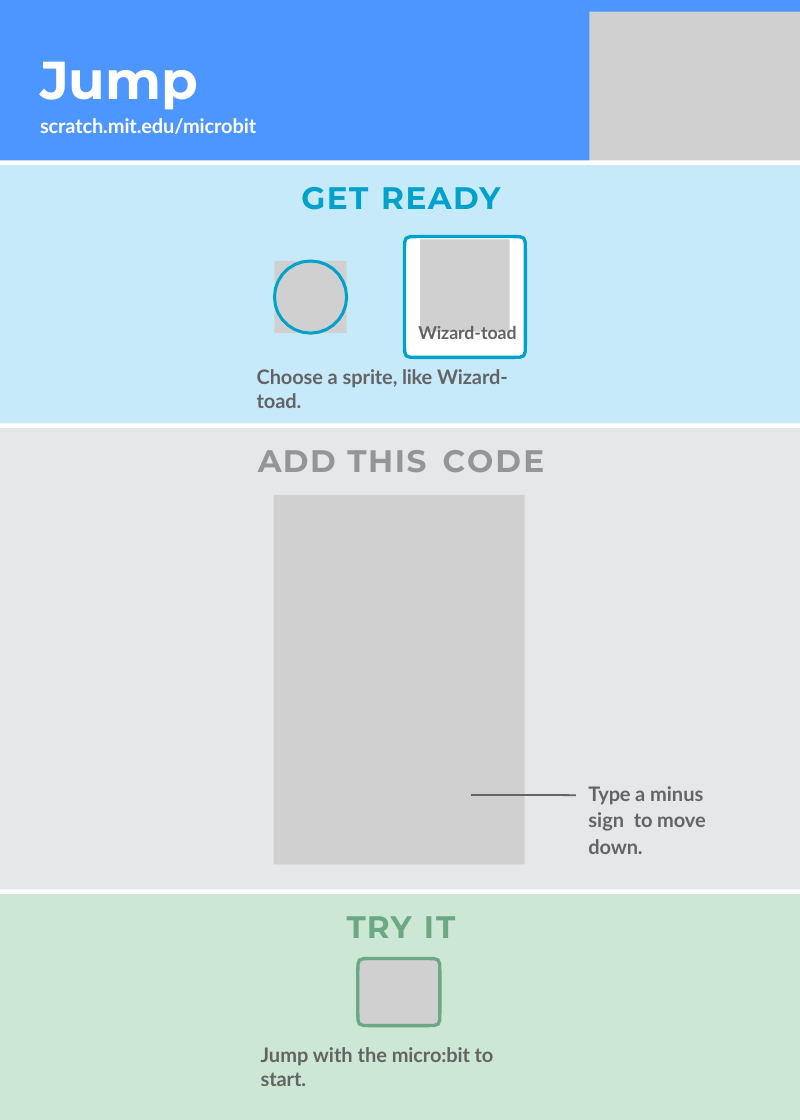
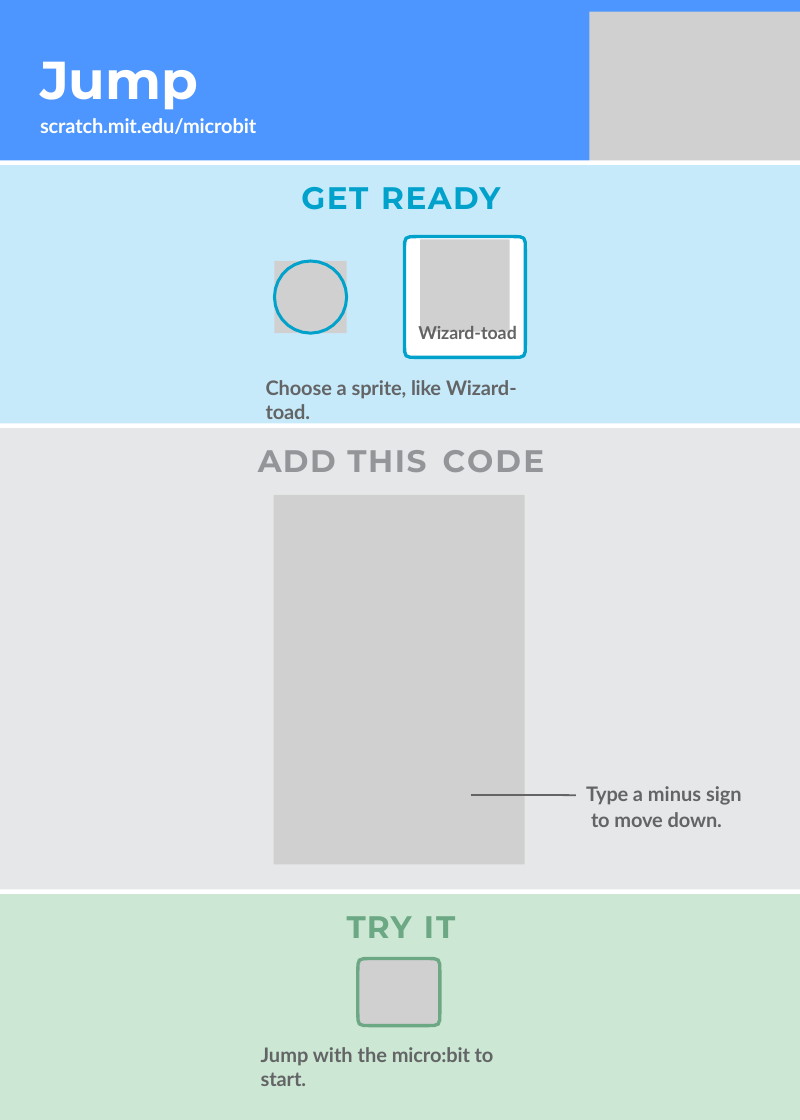
Before and after one commit to hansdejongehv/Scratch-Cards-Temp, a slide deck: slide 12 of English Scratch Cards easier to translate/microbit-cards.pptx. Drawn at 800x1120 pixels with LibreOffice and Linux fonts; fonts in the diff are those of the drawing; grey boxes stand for pictures. Boxes give left, top, right and bottom in pixels: in the first picture for what was removed or moved away, otherwise in the second. Text is boxed around its words. In the diff, an @@ line names an element or a change of style, - is before the commit and + after.

```diff
--- a/English Scratch Cards easier to translate/microbit-cards.pptx
+++ b/English Scratch Cards easier to translate/microbit-cards.pptx
@@ text at <box>257,369,508,408</box>: paragraph removed @@
-Choose a sprite, like Wizard-toad.
@@ text added at <box>266,380,517,419</box>, 9 pt, text #636466, bold @@
+Choose a sprite, like Wizard-toad.
@@ text "Type a minus sign to ..." at <box>586,786,742,827</box>: indent changed @@
```
Also in this commit, not shown: 14 other slides changed, 9 other files.
